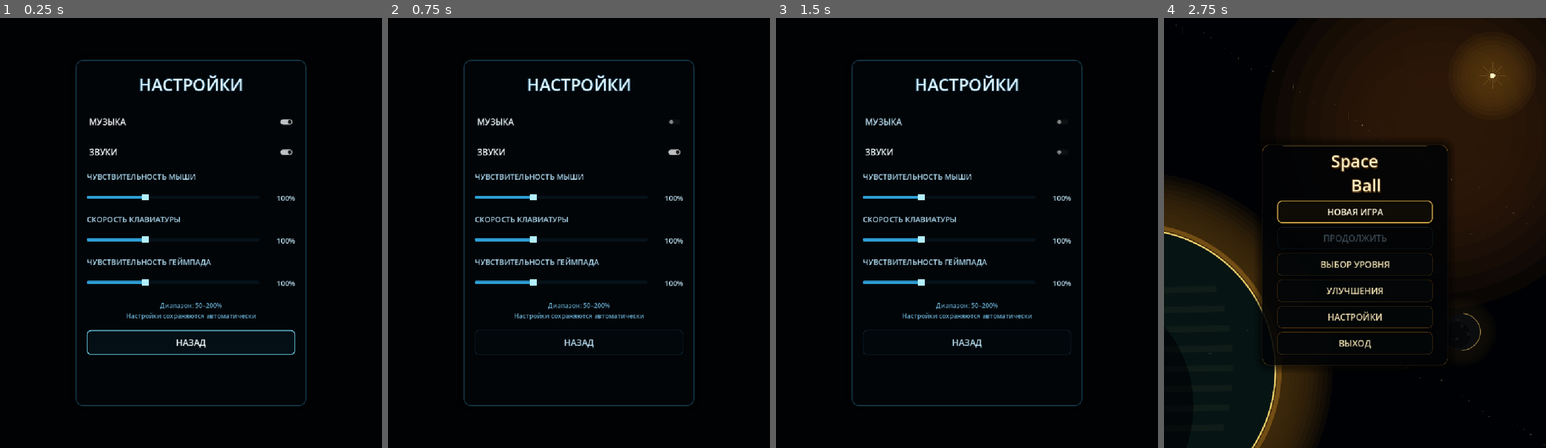
Above: before the commit, frames 1-4 (left to right).
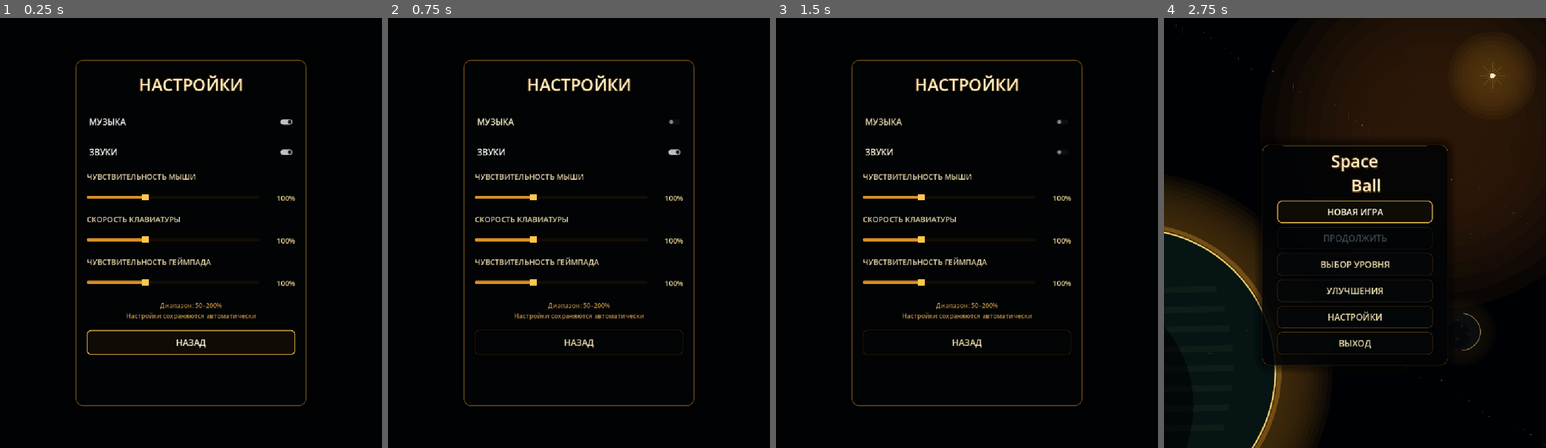
Above: after the commit, the same moments.

Repository: Ardarik421/arkanoid
Game: Godot game, scene res://scenes/settings_menu.tscn
The game is run twice, just before and just after one commit, with the same random seed, the same clock (stepped at 60 frames per second) and the same inputs. This scene is started directly instead of the project's main scene. Sound files missing from this copy of the repository are replaced by a short silence.
Inputs:
- Up to frame 1 (0.25 s): no input
- Up to frame 2 (0.75 s): click "МУЗЫКА" at 0.5 s
- Up to frame 3 (1.5 s): click "ЗВУКИ" at 1.25 s
- Up to frame 4 (2.75 s): click "НАЗАД" at 2 s

The runs differ from the first frame. In frame 1, 3.3% of the frame differs, in the area x 19-81%, y 9-91%; in frame 2, 3.1%; in frame 3, 3.2%; in frame 4, nothing differs.

Commit message:
Match settings screen to gold menu theme

Diff:
--- a/scenes/settings_menu.gd
+++ b/scenes/settings_menu.gd
@@ -41,30 +41,30 @@
 		var x = float((i * 173 + 47) % 960)
 		var y = float((i * 97 + 31) % 1080)
 		var twinkle = 0.5 + 0.5 * sin(animation_time * (0.5 + float(i % 4) * 0.09) + float(i) * 1.31)
-		draw_circle(Vector2(x, y), 0.7 + float(i % 3) * 0.25, Color(0.48, 0.82, 1.0, 0.08 + twinkle * 0.18))
+		draw_circle(Vector2(x, y), 0.7 + float(i % 3) * 0.25, Color(1.0, 0.82, 0.42, 0.08 + twinkle * 0.18))
 
 	for side in [-1.0, 1.0]:
 		var x = 164.0 if side < 0.0 else 796.0
-		draw_line(Vector2(x, 155.0), Vector2(x, 925.0), Color(0.22, 0.68, 0.94, 0.08 + pulse * 0.05), 1.0, true)
+		draw_line(Vector2(x, 155.0), Vector2(x, 925.0), Color(0.88, 0.58, 0.16, 0.08 + pulse * 0.05), 1.0, true)
 
 func _setup_style():
 	panel.add_theme_stylebox_override("panel", _make_panel_style())
 	$Panel/VBox.add_theme_constant_override("separation", 20)
 
 	title.add_theme_font_size_override("font_size", 42)
-	title.add_theme_color_override("font_color", Color(0.88, 0.97, 1.0, 1.0))
-	title.add_theme_color_override("font_outline_color", Color(0.02, 0.20, 0.31, 0.95))
+	title.add_theme_color_override("font_color", Color(1.0, 0.94, 0.74, 1.0))
+	title.add_theme_color_override("font_outline_color", Color(0.25, 0.12, 0.015, 0.95))
 	title.add_theme_constant_override("outline_size", 6)
 
 	for label in [mouse_label, keyboard_label, gamepad_label]:
 		label.add_theme_font_size_override("font_size", 19)
-		label.add_theme_color_override("font_color", Color(0.68, 0.84, 0.92, 1.0))
+		label.add_theme_color_override("font_color", Color(0.90, 0.82, 0.64, 1.0))
 		label.add_theme_color_override("font_outline_color", Color(0.01, 0.07, 0.11, 1.0))
 		label.add_theme_constant_override("outline_size", 2)
 
 	for value_label in [mouse_value, keyboard_value, gamepad_value]:
 		value_label.add_theme_font_size_override("font_size", 18)
-		value_label.add_theme_color_override("font_color", Color(0.78, 0.93, 1.0, 1.0))
+		value_label.add_theme_color_override("font_color", Color(1.0, 0.90, 0.62, 1.0))
 
 	_style_toggle(music_toggle)
 	_style_toggle(sounds_toggle)
@@ -73,13 +73,13 @@
 	_style_slider(gamepad_slider)
 	_style_button(back_button)
 
-	hint.add_theme_color_override("font_color", Color(0.42, 0.70, 0.84, 0.92))
+	hint.add_theme_color_override("font_color", Color(0.78, 0.58, 0.28, 0.92))
 	hint.add_theme_font_size_override("font_size", 16)
 
 func _make_panel_style() -> StyleBoxFlat:
 	var style = StyleBoxFlat.new()
-	style.bg_color = Color(0.008, 0.022, 0.036, 0.92)
-	style.border_color = Color(0.22, 0.62, 0.82, 0.32)
+	style.bg_color = Color(0.007, 0.012, 0.018, 0.94)
+	style.border_color = Color(0.90, 0.60, 0.16, 0.42)
 	style.set_border_width_all(2)
 	style.set_corner_radius_all(18)
 	style.content_margin_left = 28.0
@@ -93,17 +93,17 @@
 func _style_toggle(toggle: CheckButton):
 	toggle.custom_minimum_size = Vector2(0.0, 56.0)
 	toggle.add_theme_font_size_override("font_size", 21)
-	toggle.add_theme_color_override("font_color", Color(0.74, 0.89, 0.96, 1.0))
-	toggle.add_theme_color_override("font_hover_color", Color(0.94, 0.99, 1.0, 1.0))
-	toggle.add_theme_color_override("font_focus_color", Color(0.94, 0.99, 1.0, 1.0))
+	toggle.add_theme_color_override("font_color", Color(0.94, 0.87, 0.68, 1.0))
+	toggle.add_theme_color_override("font_hover_color", Color(1.0, 0.97, 0.84, 1.0))
+	toggle.add_theme_color_override("font_focus_color", Color(1.0, 0.97, 0.84, 1.0))
 
 func _style_slider(slider: HSlider):
 	slider.custom_minimum_size = Vector2(0.0, 36.0)
-	slider.add_theme_icon_override("grabber", _make_grabber(Color(0.70, 0.94, 1.0, 1.0)))
-	slider.add_theme_icon_override("grabber_highlight", _make_grabber(Color(0.96, 1.0, 1.0, 1.0)))
-	slider.add_theme_stylebox_override("slider", _make_slider_style(Color(0.025, 0.075, 0.105, 0.95), 4))
-	slider.add_theme_stylebox_override("grabber_area", _make_slider_style(Color(0.20, 0.70, 0.94, 0.88), 5))
-	slider.add_theme_stylebox_override("grabber_area_highlight", _make_slider_style(Color(0.34, 0.84, 1.0, 1.0), 6))
+	slider.add_theme_icon_override("grabber", _make_grabber(Color(1.0, 0.78, 0.30, 1.0)))
+	slider.add_theme_icon_override("grabber_highlight", _make_grabber(Color(1.0, 0.94, 0.66, 1.0)))
+	slider.add_theme_stylebox_override("slider", _make_slider_style(Color(0.075, 0.052, 0.018, 0.95), 4))
+	slider.add_theme_stylebox_override("grabber_area", _make_slider_style(Color(0.94, 0.62, 0.16, 0.90), 5))
+	slider.add_theme_stylebox_override("grabber_area_highlight", _make_slider_style(Color(1.0, 0.78, 0.30, 1.0), 6))
 
 func _make_slider_style(color: Color, thickness: int) -> StyleBoxFlat:
 	var style = StyleBoxFlat.new()
@@ -125,14 +125,14 @@
 func _style_button(button: Button):
 	button.custom_minimum_size = Vector2(0.0, 62.0)
 	button.add_theme_font_size_override("font_size", 22)
-	button.add_theme_color_override("font_color", Color(0.72, 0.87, 0.94, 1.0))
-	button.add_theme_color_override("font_hover_color", Color(0.96, 0.995, 1.0, 1.0))
-	button.add_theme_color_override("font_focus_color", Color(0.96, 0.995, 1.0, 1.0))
-	button.add_theme_color_override("font_pressed_color", Color(0.72, 0.92, 1.0, 1.0))
-	button.add_theme_stylebox_override("normal", _make_button_style(Color(0.18, 0.50, 0.68, 0.38), Color(0.012, 0.035, 0.052, 0.72), 1))
-	button.add_theme_stylebox_override("hover", _make_button_style(Color(0.38, 0.84, 1.0, 0.88), Color(0.020, 0.075, 0.105, 0.90), 2))
-	button.add_theme_stylebox_override("focus", _make_button_style(Color(0.46, 0.88, 1.0, 0.96), Color(0.018, 0.062, 0.090, 0.92), 2))
-	button.add_theme_stylebox_override("pressed", _make_button_style(Color(0.70, 0.94, 1.0, 1.0), Color(0.012, 0.045, 0.070, 0.96), 2))
+	button.add_theme_color_override("font_color", Color(0.94, 0.87, 0.68, 1.0))
+	button.add_theme_color_override("font_hover_color", Color(1.0, 0.97, 0.84, 1.0))
+	button.add_theme_color_override("font_focus_color", Color(1.0, 0.97, 0.84, 1.0))
+	button.add_theme_color_override("font_pressed_color", Color(1.0, 0.84, 0.42, 1.0))
+	button.add_theme_stylebox_override("normal", _make_button_style(Color(0.58, 0.38, 0.12, 0.44), Color(0.014, 0.020, 0.022, 0.82), 1))
+	button.add_theme_stylebox_override("hover", _make_button_style(Color(1.0, 0.70, 0.20, 0.92), Color(0.075, 0.050, 0.018, 0.94), 2))
+	button.add_theme_stylebox_override("focus", _make_button_style(Color(1.0, 0.78, 0.30, 0.98), Color(0.065, 0.044, 0.016, 0.96), 2))
+	button.add_theme_stylebox_override("pressed", _make_button_style(Color(1.0, 0.78, 0.30, 1.0), Color(0.012, 0.045, 0.070, 0.96), 2))
 
 func _make_button_style(border: Color, background: Color, border_width: int) -> StyleBoxFlat:
 	var style = StyleBoxFlat.new()
